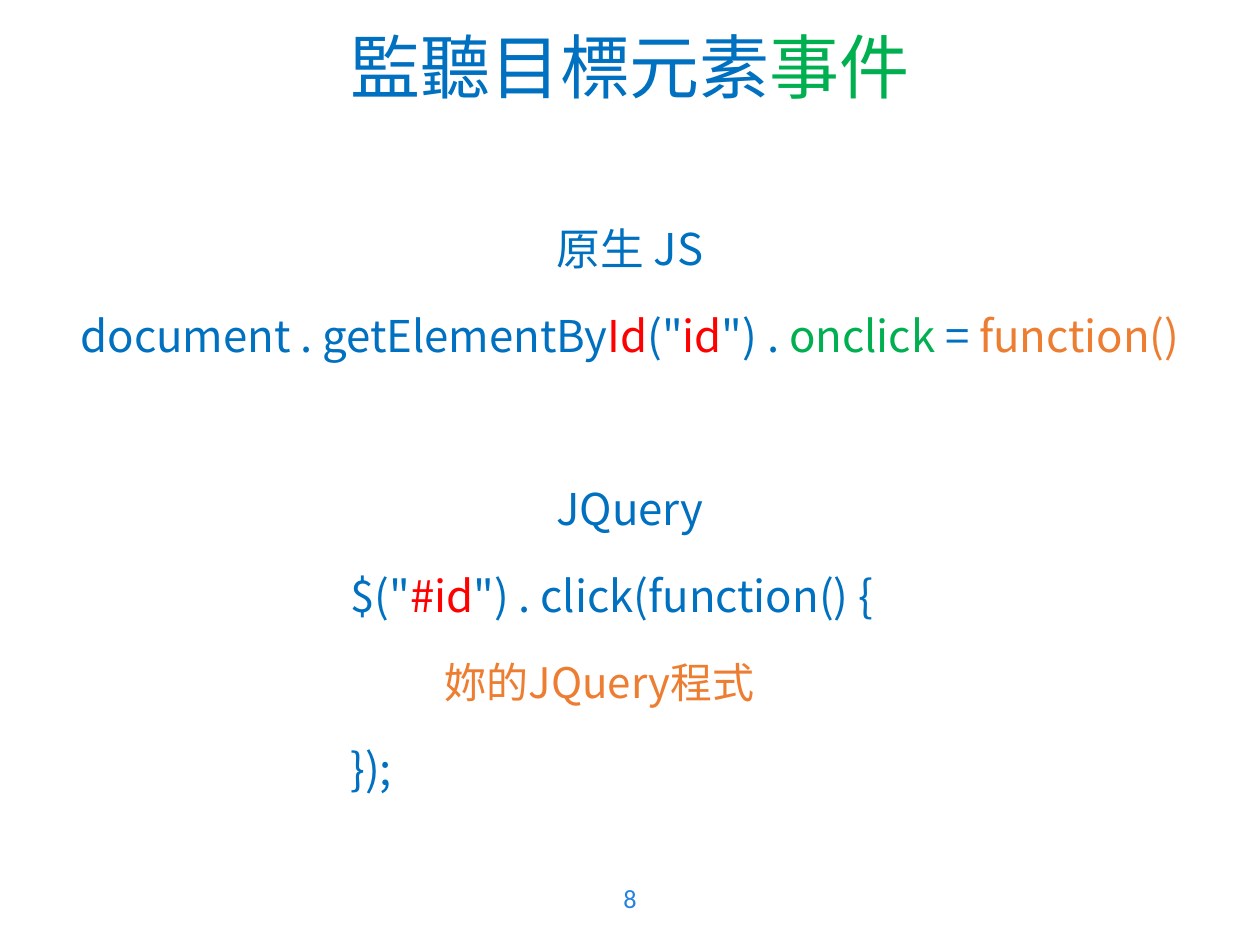
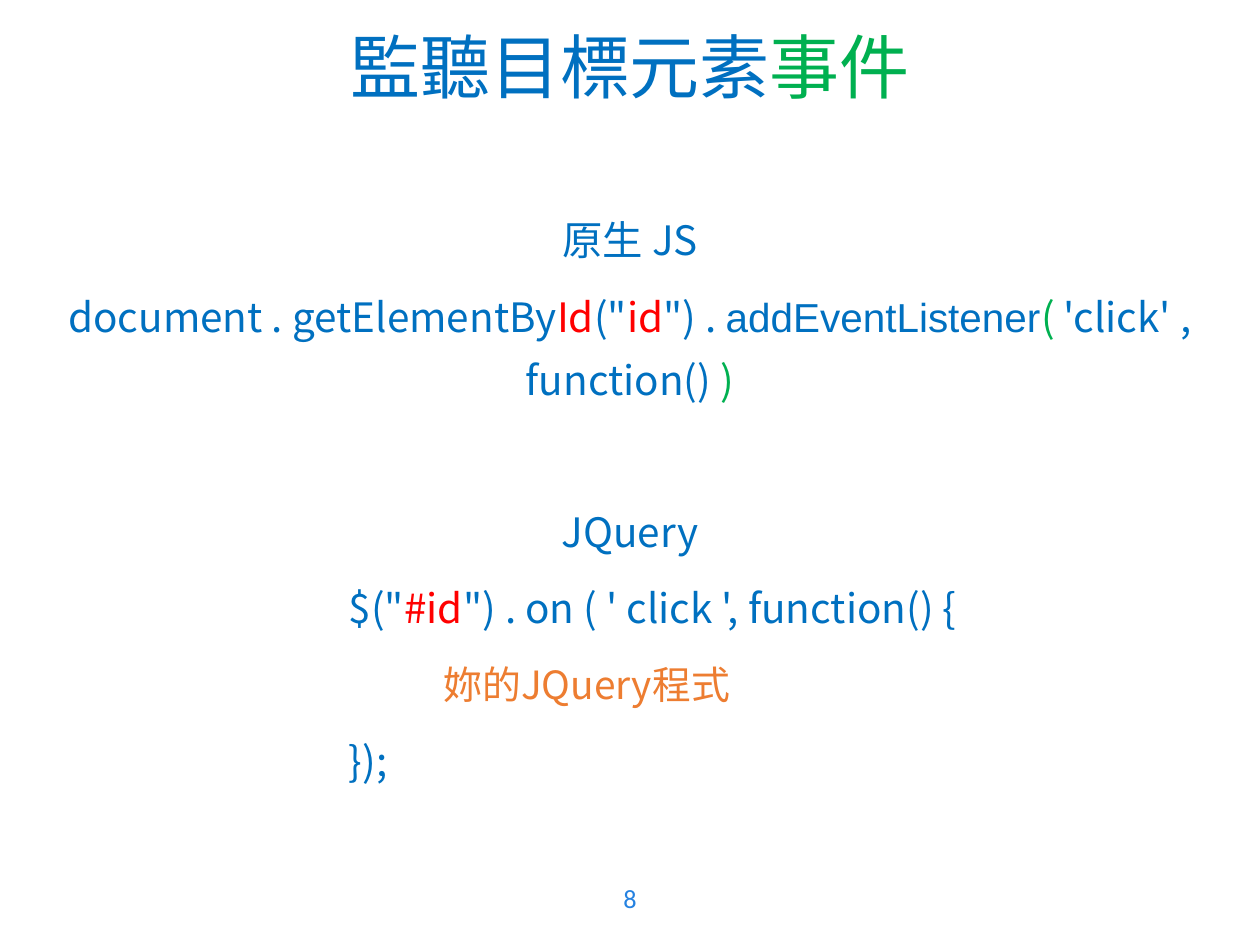
Before and after one commit to WaRTanKE7/WebClubData, a slide deck: slide 8 of 教學簡報/JavaScript - 4.pptx. Drawn at 1260x945 pixels with LibreOffice and Linux fonts; fonts in the diff are those of the drawing; background and template pictures are left out. Boxes give left, top, right and bottom in pixels: in the first picture for what was removed or moved away, otherwise in the second. Text is boxed around its words. In the diff, an @@ line names an element or a change of style, - is before the commit and + after.

Commit message:
ppt update and ex code update

```diff
--- a/教學簡報/JavaScript - 4.pptx
+++ b/教學簡報/JavaScript - 4.pptx
@@ text at (443,221,730,708): size 25 to 23.1 pt in "原生 JS", "JQuery", "});"; size 24 to 22.2 pt in "妳的JQuery程式"; line spacing 1.4 to 1.3 @@
@@ text at (68,299,1171,403): text changed; size 25 to 23.1 pt @@
-document . getElementById("id") . onclick = function()
+document . getElementById("id") . addEventListener( 'click' , function() )
@@ text at (349,589,933,631): text changed; size 25 to 23.1 pt @@
-$("#id") . click(function() {
+$("#id") . on ( ' click ', function() {
```
Also in this commit, not shown: 3 other slides changed, 11 other files.
